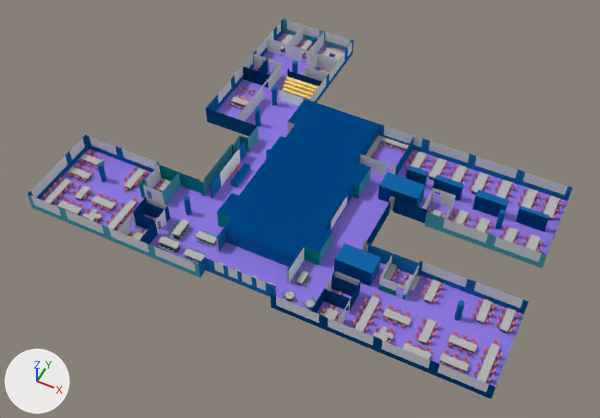
One commit to the Blender file models/manoteras.blend: the scene before it, then after it.
Camera for both pictures: a 50 mm lens placed at (4.27, -6.83, 8.45), pointed at (0.76, 0.19, -0.33). Lighting does not change. The marker at lower left points along +X, +Y and +Z.

Names of what the first picture shows: 'bancada', 'cartel', 'cartel2', 'cristaleras', 'mesas', 'pantalla', 'paredes', 'patas', 'sillas', 'sillasCocina', 'sillasOficina', 'suelo'.
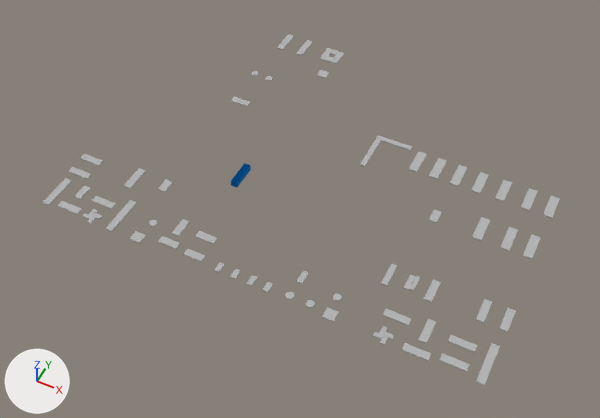
Where the change shows, as pixel boxes [x1, y1, x2, y2] in the pictures (600 x 418 px):
'paredes', hidden
    before: [27, 19, 573, 399]
'suelo', hidden
    before: [40, 32, 567, 387]
'mesas', reshaped
    before: [44, 34, 560, 383]
    after: [43, 34, 560, 386]
'cristaleras', hidden
    before: [117, 26, 456, 324]
'sillas', hidden
    before: [43, 151, 564, 381]
'interactcomedor', added
    after: [158, 219, 309, 300]
'patas', hidden
    before: [51, 44, 551, 373]
'bancada', hidden
    before: [282, 76, 319, 99]
'sillasOficina', hidden
    before: [128, 34, 445, 322]
'cartel', hidden
    before: [220, 150, 240, 187]
'pantalla', hidden
    before: [279, 90, 303, 106]
'sillasCocina', hidden
    before: [159, 221, 314, 310]
'cartel2', hidden
    before: [331, 197, 347, 229]
part 1 of me_cube_043, deleted
    before: [158, 209, 469, 332]

Edits to the bpy script that builds the scene:
```text
Change me_cube_043:
    used by ob_mesas; location = (2.41, -0.59, 0.09); rotation_euler = (0.0, 0.0, 6.283), in degrees (0, 0, 360)
    remove me_cube_043.from_pydata(...)  # 648 vertices, 399 faces; spans x -4.74..1.61, y -1.0..3.87, z -0.06..0.01
    add me_cube_043.from_pydata(...)  # 536 vertices, 330 faces; spans x -4.74..1.61, y -1.0..3.87, z -0.06..-0.03
    me_cube_043 part 1: 12 loose pieces with 112 vertices, spanning x -2.87..0.56, y -0.99..1.43, z -0.06..0.01, are deleted
Add me_cube_000:
    me_cube_000.from_pydata(...)  # 96 vertices, 59 faces; spans x -2.87..-0.91, y -0.95..-0.42, z -0.06..0.01
    me_cube_000.materials.append(mat_grey)  # grey #b5b5b5
Change ob_pantalla:
    add ob_pantalla.hide_viewport = True
Change ob_sillascocina:
    add ob_sillascocina.hide_viewport = True
Change ob_sillasoficina:
    add ob_sillasoficina.hide_viewport = True
Change ob_cartel2:
    add ob_cartel2.hide_viewport = True
Change ob_cartel:
    add ob_cartel.hide_viewport = True
Change ob_sillas:
    add ob_sillas.hide_viewport = True
Change ob_patas:
    add ob_patas.hide_viewport = True
Change ob_bancada:
    add ob_bancada.hide_viewport = True
Change ob_cristaleras:
    add ob_cristaleras.hide_viewport = True
Change ob_suelo:
    add ob_suelo.hide_viewport = True
Change ob_paredes:
    add ob_paredes.hide_viewport = True
Add ob_interactcomedor:
    ob_interactcomedor = bpy.data.objects.new('interactcomedor', me_cube_000)
    ob_interactcomedor.location = (2.41, -0.59, 0.09)
    ob_interactcomedor.rotation_euler = (0.0, 0.0, 6.283)  # degrees (0, 0, 360)
```
